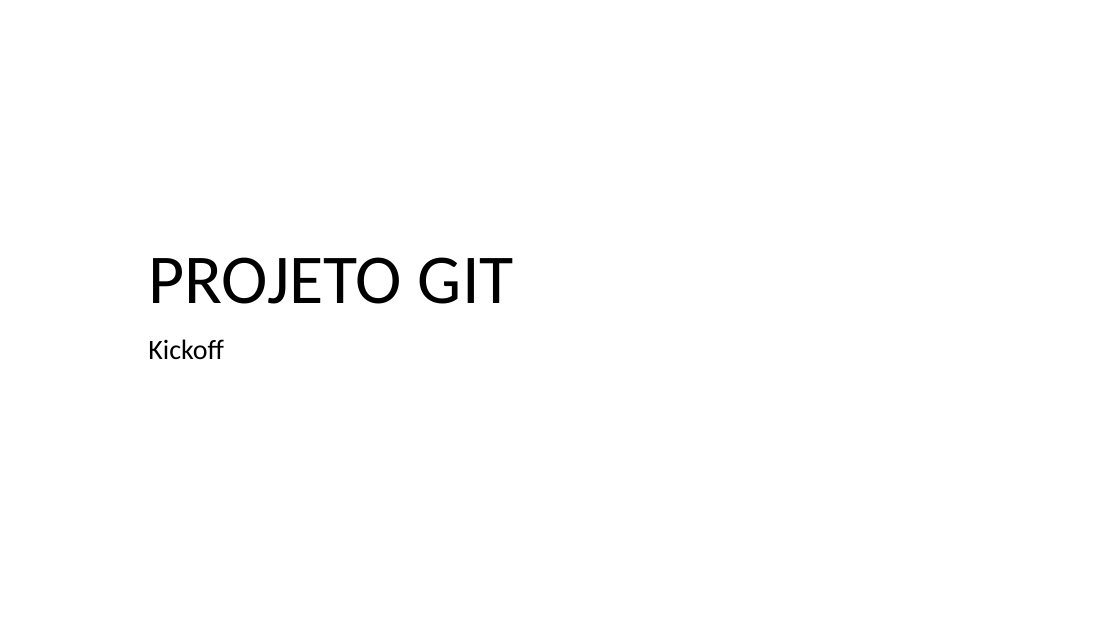
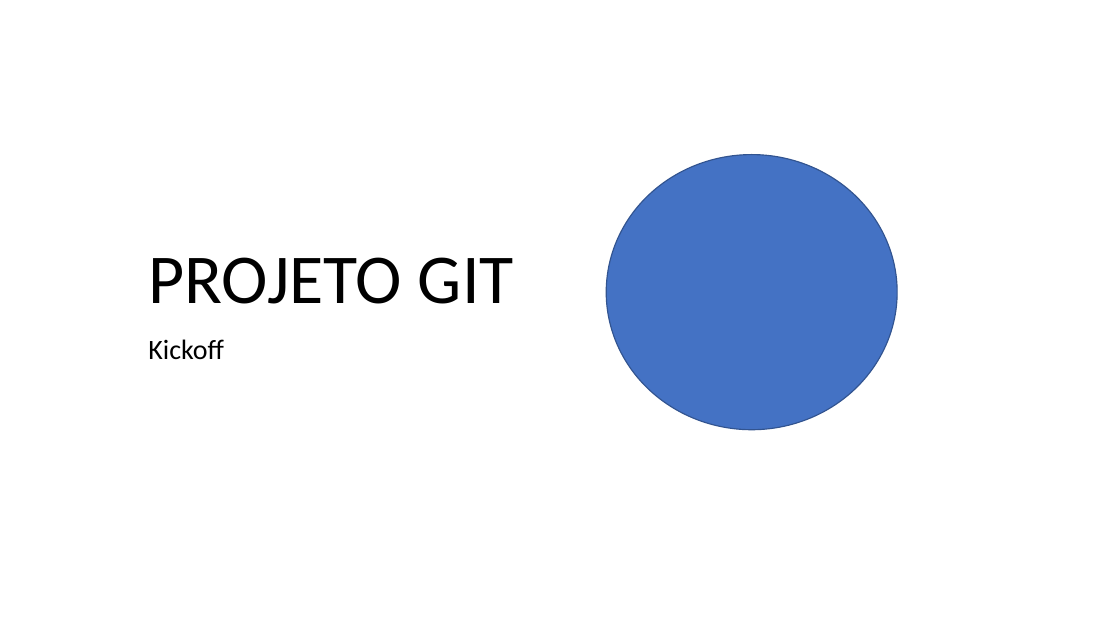
Before and after one commit to RenatoJardimParducci/3SIPG-ExemploGit-2024, a slide deck: slide 1 of PastaDocsEngenharia/PROJETO-GIT-kickoff.pptx. Drawn at 1120x630 pixels with LibreOffice and Linux fonts; fonts in the diff are those of the drawing. Boxes give left, top, right and bottom in pixels: in the first picture for what was removed or moved away, otherwise in the second. Text is boxed around its words. In the diff, an @@ line names an element or a change of style, - is before the commit and + after.

Commit message:
Versão final do documento de Kickoff

```diff
--- a/PastaDocsEngenharia/PROJETO-GIT-kickoff.pptx
+++ b/PastaDocsEngenharia/PROJETO-GIT-kickoff.pptx
@@ ellipse added at (607,155,897,430), fill #4472C4, outline #325491 1 pt @@
```
